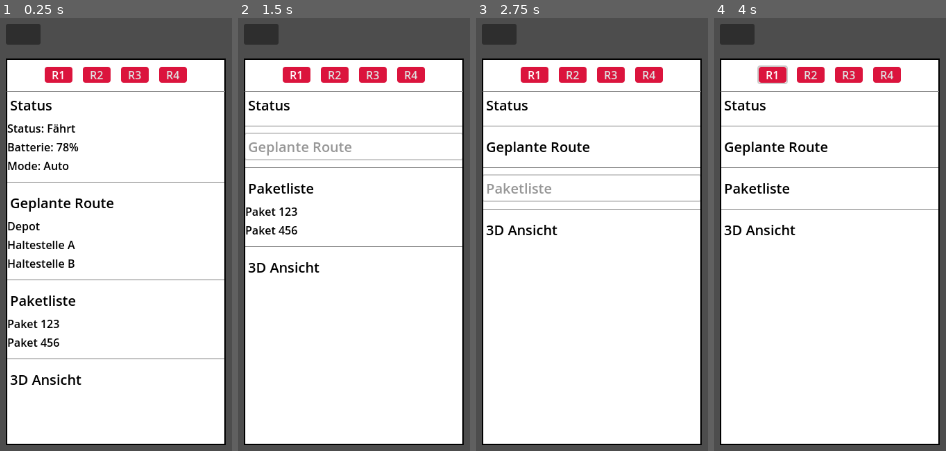
Above: before the commit, frames 1-4 (left to right).
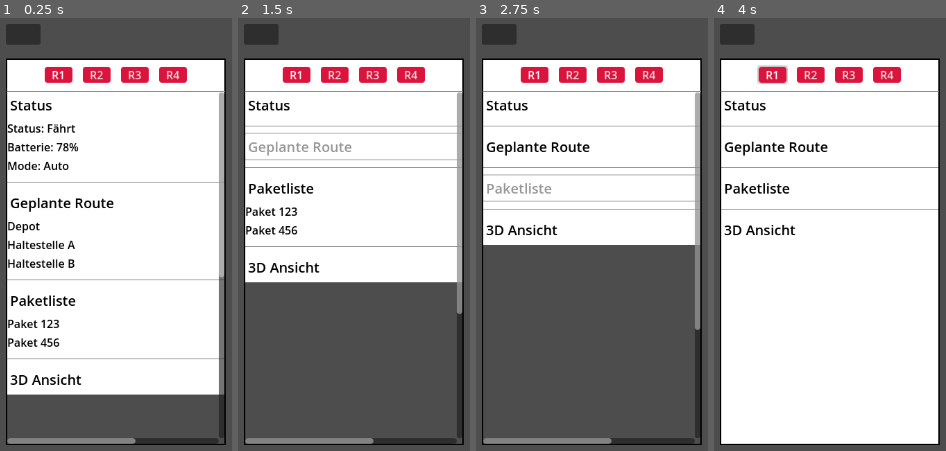
Above: after the commit, the same moments.

Repository: HaiZung/SE-Projekt
Game: Godot game, scene res://UI/UI.tscn
Two runs of this game, one before a commit and one after it. Both use one fixed random seed, a clock stepped at 60 frames per second and the inputs below.
Inputs:
- Up to frame 1 (0.25 s): no input
- Up to frame 2 (1.5 s): click "Status" at 0.5 s; click "Geplante Route" at 1.25 s
- Up to frame 3 (2.75 s): click "Paketliste" at 2 s
- Up to frame 4 (4 s): click "3D Ansicht" at 2.75 s; click "R1" at 3.5 s

The runs differ from the first frame. In frame 1, 12% of the frame differs, in the area x 3-97%, y 17-99%; in frame 2, 36%; in frame 3, 44%; in frame 4, nothing differs.

Commit message:
Test Funktion für die Roboter Animation

Diff:
--- a/ui-roboterdetailansicht/UI/UI.tscn
+++ b/ui-roboterdetailansicht/UI/UI.tscn
@@ -1,9 +1,11 @@
-[gd_scene load_steps=11 format=3 uid="uid://dc6t68g6ccu8h"]
+[gd_scene load_steps=19 format=3 uid="uid://dc6t68g6ccu8h"]
 
 [ext_resource type="Script" uid="uid://cycdwrcnga6so" path="res://UI/heading_1_expanded.gd" id="1_6dd3c"]
 [ext_resource type="Script" uid="uid://b3axa7bpmkxfe" path="res://UI/ui.gd" id="1_e707p"]
 [ext_resource type="Script" uid="uid://wj6rcqu0hhni" path="res://UI/heading_1_expanded_2.gd" id="2_dhe1o"]
 [ext_resource type="Script" uid="uid://kc0viaurn4if" path="res://UI/heading_1_expanded_3.gd" id="3_q0uhn"]
+[ext_resource type="Script" uid="uid://brhvj78rfw06i" path="res://UI/heading_1_expanded_4.gd" id="5_f1fl4"]
+[ext_resource type="Script" uid="uid://osil7ioblbjs" path="res://UI/testanimation.gd" id="6_jqf55"]
 
 [sub_resource type="StyleBoxFlat" id="StyleBoxFlat_window"]
 bg_color = Color(1, 1, 1, 1)
@@ -27,6 +29,52 @@
 [sub_resource type="ButtonGroup" id="ButtonGroup_f1fl4"]
 
 [sub_resource type="ButtonGroup" id="ButtonGroup_jqf55"]
+
+[sub_resource type="CapsuleMesh" id="CapsuleMesh_byuxr"]
+
+[sub_resource type="Animation" id="Animation_d050y"]
+resource_name = "idle"
+tracks/0/type = "value"
+tracks/0/imported = false
+tracks/0/enabled = true
+tracks/0/path = NodePath("MeshInstance3D:position")
+tracks/0/interp = 1
+tracks/0/loop_wrap = true
+tracks/0/keys = {
+"times": PackedFloat32Array(0.033333335, 1),
+"transitions": PackedFloat32Array(1, 1),
+"update": 0,
+"values": [Vector3(0, 0, 0), Vector3(0, 0, 1.2081903)]
+}
+
+[sub_resource type="Animation" id="Animation_qgmx8"]
+resource_name = "drive"
+
+[sub_resource type="Animation" id="Animation_vx7wu"]
+resource_name = "wait"
+
+[sub_resource type="Animation" id="Animation_r2vy3"]
+length = 0.001
+tracks/0/type = "value"
+tracks/0/imported = false
+tracks/0/enabled = true
+tracks/0/path = NodePath("MeshInstance3D:position")
+tracks/0/interp = 1
+tracks/0/loop_wrap = true
+tracks/0/keys = {
+"times": PackedFloat32Array(0),
+"transitions": PackedFloat32Array(1),
+"update": 0,
+"values": [Vector3(0, 0, 0)]
+}
+
+[sub_resource type="AnimationLibrary" id="AnimationLibrary_qhxh2"]
+_data = {
+&"RESET": SubResource("Animation_r2vy3"),
+&"drive": SubResource("Animation_qgmx8"),
+&"idle": SubResource("Animation_d050y"),
+&"wait": SubResource("Animation_vx7wu")
+}
 
 [node name="MainUI" type="Control"]
 layout_mode = 3
@@ -245,6 +293,7 @@
 
 [node name="Heading1_Expanded4" type="VBoxContainer" parent="MainLayout/WindowPanel/WindowVBox/ScrollArea/ContentList"]
 layout_mode = 2
+script = ExtResource("5_f1fl4")
 
 [node name="ToggleBtn" type="Button" parent="MainLayout/WindowPanel/WindowVBox/ScrollArea/ContentList/Heading1_Expanded4"]
 layout_mode = 2
@@ -257,4 +306,27 @@
 flat = true
 alignment = 0
 
+[node name="Content" type="VBoxContainer" parent="MainLayout/WindowPanel/WindowVBox/ScrollArea/ContentList/Heading1_Expanded4"]
+layout_mode = 2
+
+[node name="SubViewportContainer" type="SubViewportContainer" parent="MainLayout/WindowPanel/WindowVBox/ScrollArea/ContentList/Heading1_Expanded4/Content"]
+layout_mode = 2
+
+[node name="SubViewport" type="SubViewport" parent="MainLayout/WindowPanel/WindowVBox/ScrollArea/ContentList/Heading1_Expanded4/Content/SubViewportContainer"]
+
+[node name="Node3D" type="Node3D" parent="MainLayout/WindowPanel/WindowVBox/ScrollArea/ContentList/Heading1_Expanded4/Content/SubViewportContainer/SubViewport"]
+script = ExtResource("6_jqf55")
+
+[node name="Camera3D" type="Camera3D" parent="MainLayout/WindowPanel/WindowVBox/ScrollArea/ContentList/Heading1_Expanded4/Content/SubViewportContainer/SubViewport/Node3D"]
+
+[node name="DirectionalLight3D" type="DirectionalLight3D" parent="MainLayout/WindowPanel/WindowVBox/ScrollArea/ContentList/Heading1_Expanded4/Content/SubViewportContainer/SubViewport/Node3D"]
+
+[node name="MeshInstance3D" type="MeshInstance3D" parent="MainLayout/WindowPanel/WindowVBox/ScrollArea/ContentList/Heading1_Expanded4/Content/SubViewportContainer/SubViewport/Node3D"]
+mesh = SubResource("CapsuleMesh_byuxr")
+
+[node name="AnimationPlayer" type="AnimationPlayer" parent="MainLayout/WindowPanel/WindowVBox/ScrollArea/ContentList/Heading1_Expanded4/Content/SubViewportContainer/SubViewport/Node3D"]
+libraries = {
+&"": SubResource("AnimationLibrary_qhxh2")
+}
+
 [connection signal="pressed" from="MainLayout/TopBar/MenuButton" to="." method="_on_menu_button_pressed"]
--- /dev/null
+++ b/ui-roboterdetailansicht/UI/heading_1_expanded_4.gd
@@ -0,0 +1,23 @@
+extends VBoxContainer
+
+@onready var toggle_button: Button = $ToggleBtn
+@onready var content: Control = $Content
+@onready var viewport: Viewport = $Content/SubViewportContainer/SubViewport
+
+var is_open := true
+
+# Called when the node enters the scene tree for the first time.
+func _ready() -> void:
+	content.visible = is_open
+	toggle_button.pressed.connect(_on_toggle)
+	_apply_viewport_mode()
+
+func _on_toggle() -> void:
+	is_open = !is_open
+	content.visible = is_open
+	_apply_viewport_mode()
+
+func _apply_viewport_mode() -> void:
+	if viewport == null:
+		return
+	viewport.render_target_update_mode = (SubViewport.UPDATE_WHEN_VISIBLE if is_open else SubViewport.UPDATE_DISABLED)
--- /dev/null
+++ b/ui-roboterdetailansicht/UI/testanimation.gd
@@ -0,0 +1,42 @@
+extends Node3D
+
+enum State {
+	IDLE,
+	DRIVING,
+	LOADING,
+	MAINTENANCE,
+	ERROR
+}
+
+@export var animation_player_path: NodePath
+@export var fallback_animation: StringName = "Idle"
+
+var _ap: AnimationPlayer
+
+const STATE_TO_ANIMATION := {
+	State.IDLE: "Idle",
+	State.DRIVING: "Drive",
+	State.LOADING: "Load",
+	State.MAINTENANCE: "Maintenance",
+	State.ERROR: "Error"
+}
+# Called when the node enters the scene tree for the first time.
+func _ready() -> void:
+	_ap = get_node_or_null(animation_player_path)
+	if _ap == null:
+		push_warning("AnimationPlayer nicht gefunden")
+		return
+
+func set_state(state: int) -> void:
+	if _ap == null:
+		return
+
+	var animation: StringName = STATE_TO_ANIMATION.get(state, fallback_animation)
+
+	if _ap.has_animation(animation):
+		_ap.play(animation)
+	else:
+		if _ap.has_animation(fallback_animation):
+			_ap.play(fallback_animation)
+		else:
+			push_warning("Keine gueltige Animation gefunden im AnimationPlayer")
--- a/ui-roboterdetailansicht/UI/ui.gd
+++ b/ui-roboterdetailansicht/UI/ui.gd
@@ -12,6 +12,7 @@
 @onready var sec_status   := $MainLayout/WindowPanel/WindowVBox/ScrollArea/ContentList/Heading1_Expanded
 @onready var sec_route    := $MainLayout/WindowPanel/WindowVBox/ScrollArea/ContentList/Heading1_Expanded2
 @onready var sec_packages := $MainLayout/WindowPanel/WindowVBox/ScrollArea/ContentList/Heading1_Expanded3
+@onready var robot_animation := $MainLayout/MainLayout/WindowPanel/ScrollArea/ContentList/Heading1_Expanded4/VBoxContainer/SubViewportContainer/SubViewport/Node3D
 # 3D lassen wir erstmal aus, kommt danach
 
 @onready var window_panel := $MainLayout/WindowPanel
Not shown, added: ui-roboterdetailansicht/UI/heading_1_expanded_4.gd.uid
Not shown, added: ui-roboterdetailansicht/UI/testanimation.gd.uid
